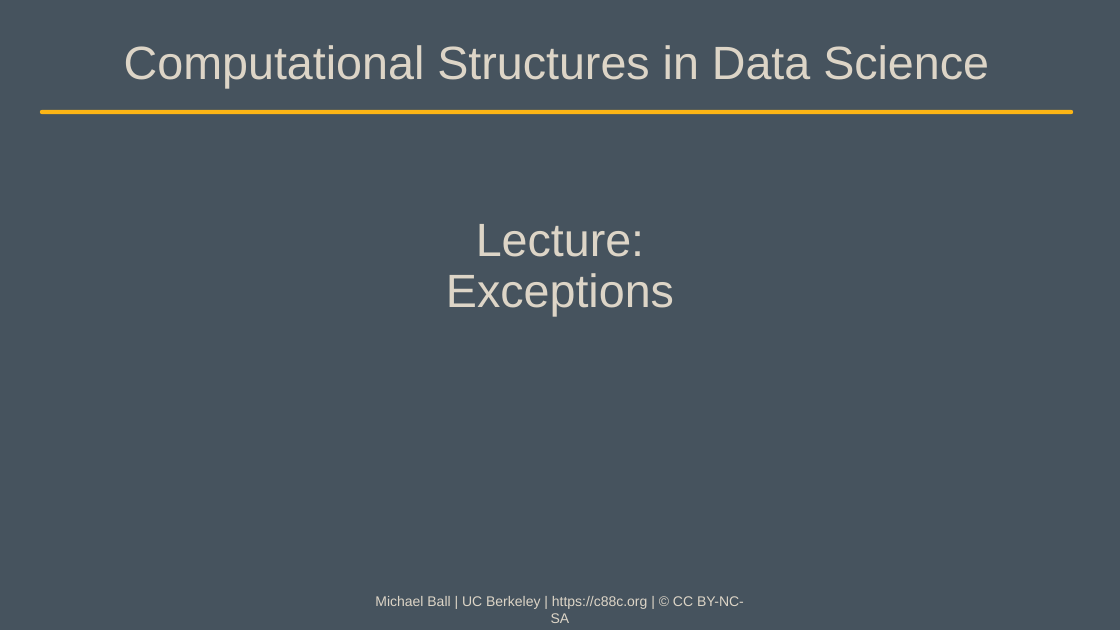
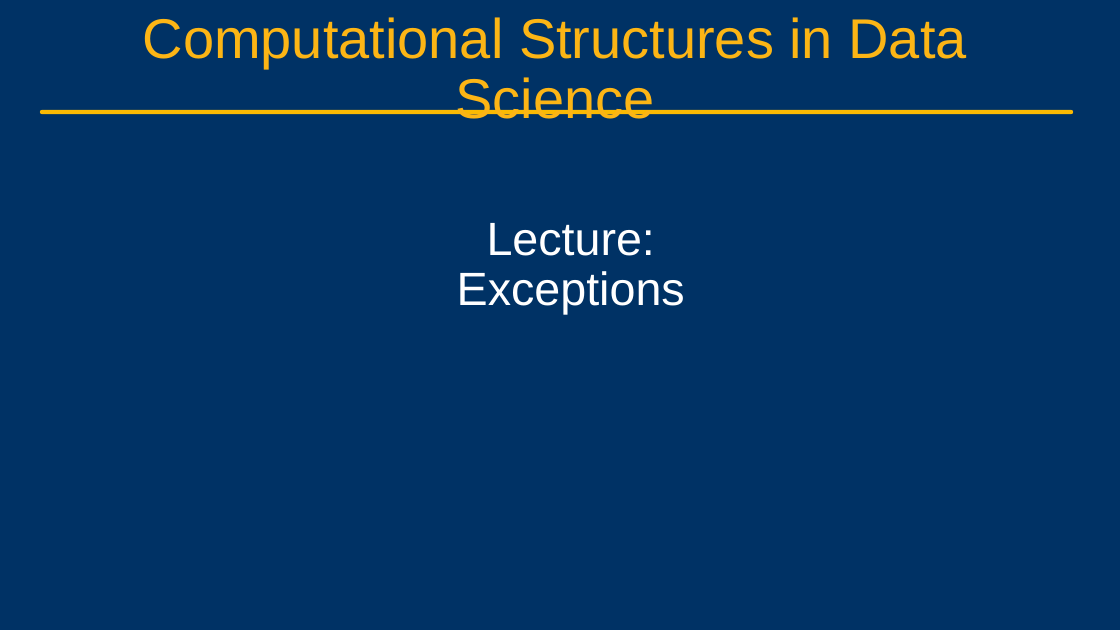
Before and after one commit to cs88-website/sp24, a slide deck: slide 1 of assets/slides/sp24/18-Exceptions.pptx. Drawn at 1120x630 pixels with LibreOffice and Linux fonts; fonts in the diff are those of the drawing; background and template pictures are left out. Boxes give left, top, right and bottom in pixels: in the first picture for what was removed or moved away, otherwise in the second. Text is boxed around its words. In the diff, an @@ line names an element or a change of style, - is before the commit and + after.

```diff
--- a/assets/slides/sp24/18-Exceptions.pptx
+++ b/assets/slides/sp24/18-Exceptions.pptx
@@ background #46535E to #003265 @@
@@ text "Computational Structures in Data Science" at (143,17,967,119): size 40 to 48 pt, text colour #DDD5C7 to #FCB515 @@
@@ line (42, 112) - (1071, 112): stroke #FCB515 3.75 pt to #FBBA03 3.75 pt @@
@@ title "Lecture: Exceptions": place and size @@
-title "Lecture: Exceptions" at (446,224,674,316)
+title "Lecture: Exceptions" at (457,223,685,314)
@@ title "Lecture: Exceptions" at (457,223,685,314): text colour #DDD5C7 to #FFFFFF @@
@@ text removed at (375,596,744,623) @@
-Michael Ball | UC Berkeley | https://c88c.org | © CC BY-NC-SA
```
Also in this commit, not shown: 19 other slides changed, 7 other files.
